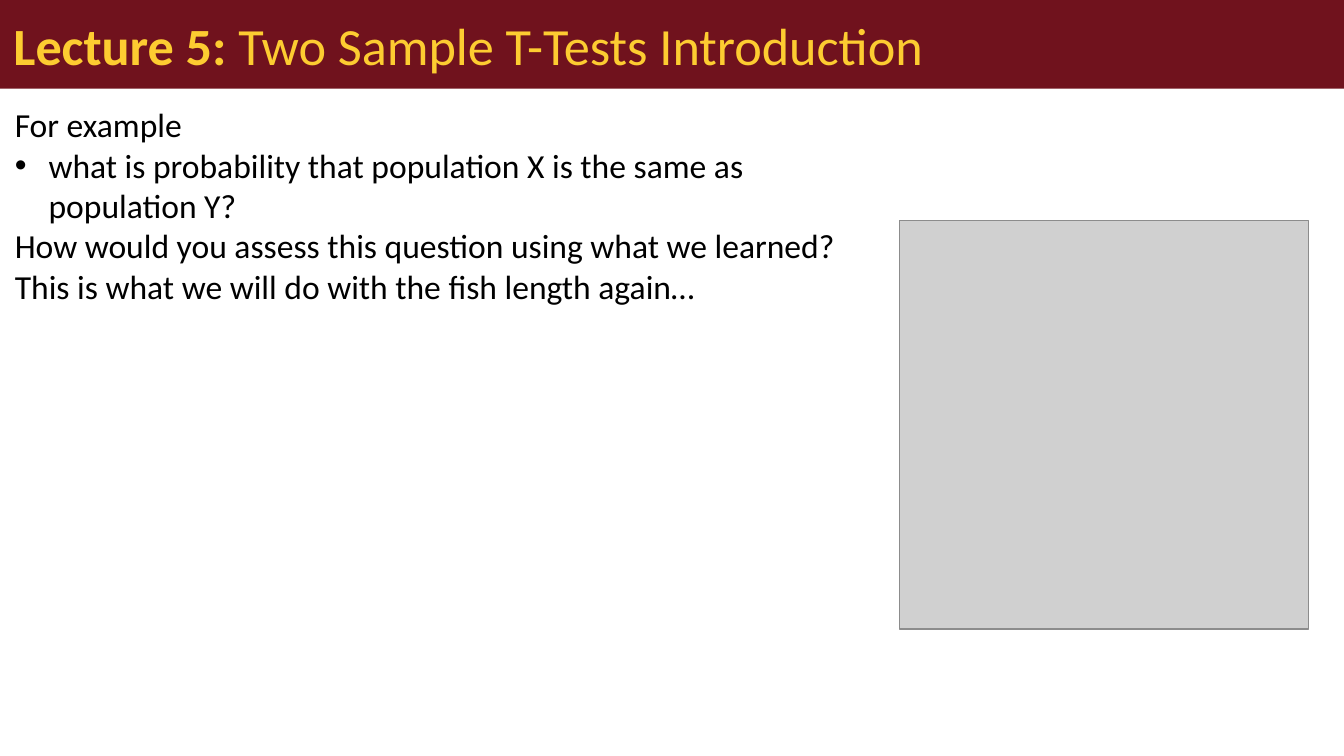
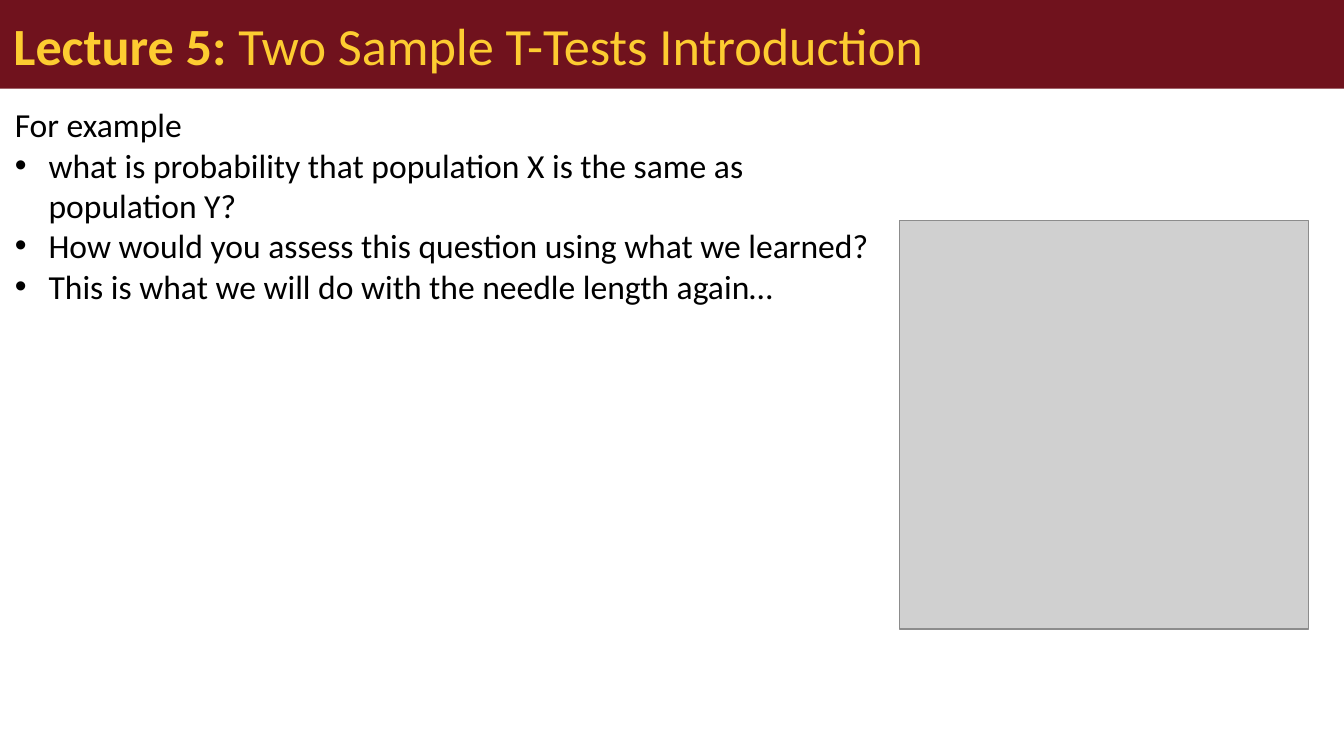
Before and after one commit to wlperry/umd_biostats, a slide deck: slide 19 of docs/ecostats_lectures/lecture_05/05_01_lecture_powerpoint.pptx (slide 20 before the commit). Drawn at 1344x756 pixels with LibreOffice and Linux fonts; fonts in the diff are those of the drawing; grey boxes stand for pictures. Boxes give left, top, right and bottom in pixels: in the first picture for what was removed or moved away, otherwise in the second. Text is boxed around its words. In the diff, an @@ line names an element or a change of style, - is before the commit and + after.

```diff
--- a/docs/ecostats_lectures/lecture_05/05_01_lecture_powerpoint.pptx
+++ b/docs/ecostats_lectures/lecture_05/05_01_lecture_powerpoint.pptx
@@ text at (49,234,868,264): bullet none to • @@
@@ text at (49,275,773,305): text changed @@
-This is what we will do with the fish length again…
+• This is what we will do with the needle length again…
```
Also in this commit, not shown: 20 other slides changed, 1 slide removed, 22 other files.
